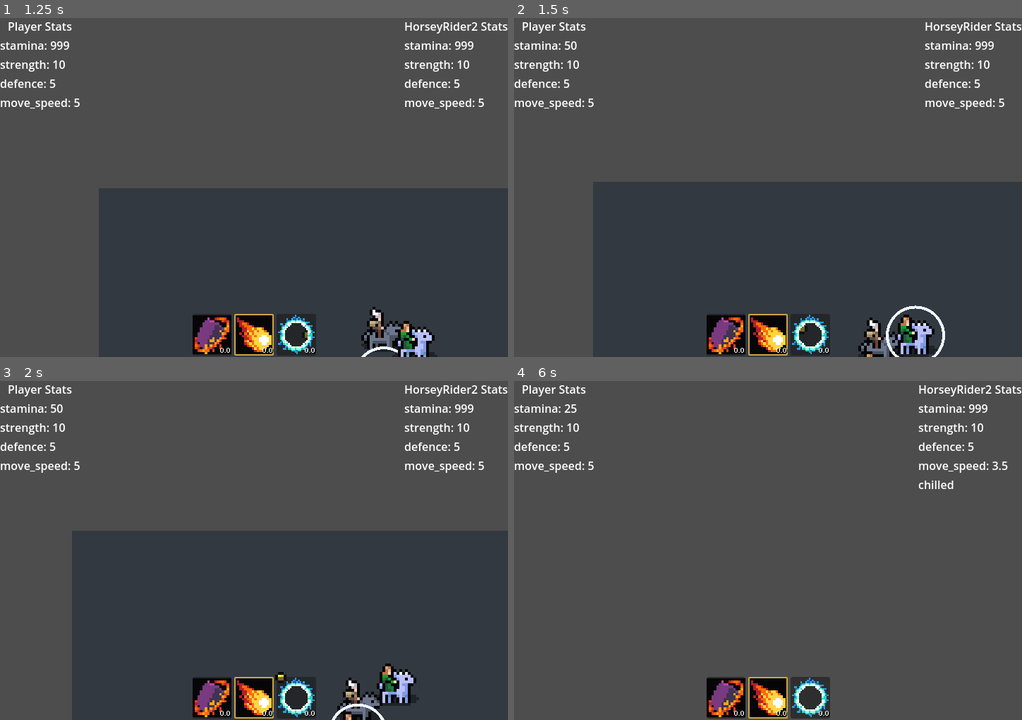
Above: before the commit, frames 1-4 (two rows, left to right).
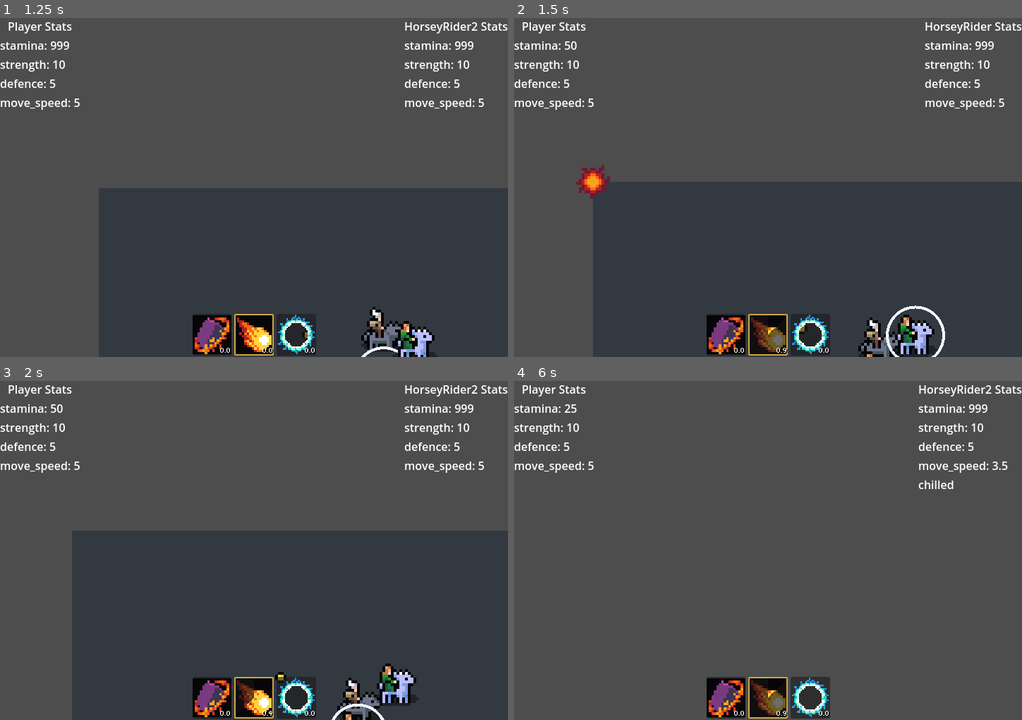
Above: after the commit, the same moments.

Repository: Snayff/not_quite_paradise4
Game: Godot game, scene res://world.tscn
Same seed, same stepped clock (60 frames per second), same inputs: the game is played once before the commit and once after it. The engine's default icon, where the game draws it, is replaced by a stand-in: a white triangle on a blue panel in a dark square.
Inputs:
- Up to frame 1 (1.25 s): hold D (move_right) from 0.53 s (still down); tap Tab (next_active) at 0.6 s
- Up to frame 2 (1.5 s): release D (move_right) at 1.28 s; hold S (move_down) from 1.28 s (still down); tap Space (use_active) at 1.35 s
- Up to frame 3 (2 s): keep holding S (move_down)
- Up to frame 4 (6 s): release S (move_down) at 2.03 s; hold D (move_right) 2.03-2.78 s; tap Tab (next_active) at 2.1, 3.6, 5.1 s; hold W (move_up) 2.78-3.53 s; tap Space (use_active) at 2.85, 4.35, 5.85 s; hold A (move_left) 3.53-5.03 s; hold S (move_down) 5.03-5.78 s; hold D (move_right) from 5.78 s (still down)

Frame 1 is identical in both runs. In frame 2, 0.7% of the frame differs, in the area x 12-54%, y 43-99%; in frame 3, 0.1%; in frame 4, 0.4%.
Error before the commit: Invalid access to property or key 'hit_valid_target' on a base object of type 'Nil'. (res://scenes/abcs/combat_active.gd:189)

Commit message:
added projectile_aoe to factory, added explosion sprite frames

Diff:
--- /dev/null
+++ b/data/sprite_frames/explosion.tres
@@ -0,0 +1,26 @@
+[gd_resource type="SpriteFrames" load_steps=5 format=3 uid="uid://dbc17af8444fu"]
+
+[ext_resource type="Texture2D" uid="uid://ejiy6dh5goqd" path="res://assets/effects/explosion/Inferno(Frame1).png" id="1_pgc6s"]
+[ext_resource type="Texture2D" uid="uid://cyeorwaeridub" path="res://assets/effects/explosion/Inferno(Frame2).png" id="2_wcdnt"]
+[ext_resource type="Texture2D" uid="uid://qt4kwy8ssyxt" path="res://assets/effects/explosion/Inferno(Frame3).png" id="3_qwbpy"]
+[ext_resource type="Texture2D" uid="uid://7nrw4llyft0v" path="res://assets/effects/explosion/Inferno(Frame4).png" id="4_snyf1"]
+
+[resource]
+animations = [{
+"frames": [{
+"duration": 1.0,
+"texture": ExtResource("1_pgc6s")
+}, {
+"duration": 1.0,
+"texture": ExtResource("2_wcdnt")
+}, {
+"duration": 1.0,
+"texture": ExtResource("3_qwbpy")
+}, {
+"duration": 1.0,
+"texture": ExtResource("4_snyf1")
+}],
+"loop": true,
+"name": &"default",
+"speed": 7.0
+}]
--- a/scenes/abcs/abc_projectile.gd
+++ b/scenes/abcs/abc_projectile.gd
@@ -70,7 +70,7 @@
 		"ABCProjectile: `valid_hit_option` is missing."
 	)
 	assert(
-		data.max_bodies_can_hit is int and data.max_bodies_can_hit > 0,
+		data.max_bodies_can_hit is int and data.max_bodies_can_hit != 0,
 		"ABCProjectile: `max_bodies_can_hit` is missing or invalid."
 	)
 	assert(
--- a/scenes/combat_actives/fireblast_effect_chain.gd
+++ b/scenes/combat_actives/fireblast_effect_chain.gd
@@ -31,8 +31,19 @@
 #endregion
 
 
+
 #region FUNCS
 func on_hit(hurtbox: HurtboxComponent) -> void:
+	#var aoe: ProjectileAreaOfEffect =  Factory.create_projectile("explosion", _allegiance.team)
+	#aoe.hit_valid_targets.connect(_aoe_hit)
+	#var callable = Factory.create_projectile.bind("explosion", _allegiance.team, _aoe_hit)
+	#get_tree().process_frame.connect(callable, CONNECT_ONE_SHOT)
+
+	Utility.call_next_frame(Factory.create_projectile, ["explosion", _allegiance.team, _aoe_hit])
+
+
+
+func on_hit_old(hurtbox: HurtboxComponent) -> void:
 	# aoe
 	var _aoe: AreaOfEffect = _aoe_scene.instantiate()
 	# need to defer adding the _aoe as a child
--- a/scenes/templates/projectile_area_of_effect.gd
+++ b/scenes/templates/projectile_area_of_effect.gd
@@ -55,17 +55,20 @@
 	visible = false
 
 func setup(data: DataProjectile) -> void:
+	super.setup(data)
+
+	# do after super.setup as that's where sprite_frames are assigned
 	assert(
 		_application_frame <= _sprite.sprite_frames.get_frame_count("default"),
 		"AreaOfEffect:	`_application_frame` is higher than the total number of frames."
 	)
 
-	super.setup(data)
-
 	if _sprite.sprite_frames.get_animation_speed("default") > 40:
 		push_warning("AreaOfEffect: animation is fast enough that we might be too fast to register the hits.")
 
 	_application_frame = data.application_frame
+
+	activate()
 
 func activate() -> void:
 	_sprite.play()
--- a/scenes/visual_effects/explosion.tscn
+++ b/scenes/visual_effects/explosion.tscn
@@ -1,33 +1,10 @@
-[gd_scene load_steps=7 format=3 uid="uid://drhecv7pq5ypa"]
+[gd_scene load_steps=3 format=3 uid="uid://drhecv7pq5ypa"]
 
-[ext_resource type="Texture2D" uid="uid://ejiy6dh5goqd" path="res://assets/effects/explosion/Inferno(Frame1).png" id="1_d4ta6"]
-[ext_resource type="Texture2D" uid="uid://cyeorwaeridub" path="res://assets/effects/explosion/Inferno(Frame2).png" id="2_qhua1"]
-[ext_resource type="Texture2D" uid="uid://qt4kwy8ssyxt" path="res://assets/effects/explosion/Inferno(Frame3).png" id="3_dn3gm"]
-[ext_resource type="Texture2D" uid="uid://7nrw4llyft0v" path="res://assets/effects/explosion/Inferno(Frame4).png" id="4_kblhv"]
+[ext_resource type="SpriteFrames" uid="uid://dbc17af8444fu" path="res://data/sprite_frames/explosion.tres" id="1_rooth"]
 [ext_resource type="Script" path="res://scripts/animations/oneshot_animation.gd" id="5_yk2jh"]
 
-[sub_resource type="SpriteFrames" id="SpriteFrames_lhwko"]
-animations = [{
-"frames": [{
-"duration": 1.0,
-"texture": ExtResource("1_d4ta6")
-}, {
-"duration": 1.0,
-"texture": ExtResource("2_qhua1")
-}, {
-"duration": 1.0,
-"texture": ExtResource("3_dn3gm")
-}, {
-"duration": 1.0,
-"texture": ExtResource("4_kblhv")
-}],
-"loop": true,
-"name": &"default",
-"speed": 7.0
-}]
-
 [node name="Explosion" type="AnimatedSprite2D"]
-sprite_frames = SubResource("SpriteFrames_lhwko")
+sprite_frames = ExtResource("1_rooth")
 autoplay = "default"
 frame_progress = 0.700872
 script = ExtResource("5_yk2jh")
--- a/scripts/components/functionals/trigger.gd
+++ b/scripts/components/functionals/trigger.gd
@@ -49,7 +49,7 @@
 	# get flag for oneshot
 	var flag: int = 0
 	if _is_oneshot:
-		flag = ConnectFlags.CONNECT_ONE_SHOT
+		flag = CONNECT_ONE_SHOT
 
 	# unbind args and connect signal
 	var trigger_callable: Callable
--- a/scripts/singletons/factory.gd
+++ b/scripts/singletons/factory.gd
@@ -12,7 +12,11 @@
 
 
 #region FUNCS
-func create_projectile(projectile_name: String, team: Constants.TEAM) -> ABCProjectile:
+func create_projectile(
+	projectile_name: String,
+	team: Constants.TEAM,
+	on_hit_callable: Variant = null
+	) -> ABCProjectile:
 	# get base info
 	var dict_data: Dictionary = Library.get_projectile_data(projectile_name)
 	var data_class: DataProjectile = DataProjectile.new()
@@ -39,19 +43,30 @@
 				dict_data["lock_rotation"]
 			)
 
+			projectile = _PROJECTILE_THROWABLE.instantiate() as ProjectileThrowable
+
+			if on_hit_callable != null:
+				projectile.hit_valid_target.connect(on_hit_callable)
+
 		"aoe":
 			data_class.define_aoe(
 				dict_data["application_frame"]
 			)
 
-			# create and setup instance
-			projectile = _PROJECTILE_THROWABLE.instantiate() as ProjectileThrowable
-			projectile.ready.connect(projectile.setup.bind(data_class), ConnectFlags.CONNECT_ONE_SHOT)
-			# TODO: find a better way to do this. Perhaps a top level projectiles node?
-			get_tree().get_root().add_child(projectile)
+			projectile = _PROJECTILE_AOE.instantiate() as ProjectileAreaOfEffect
 
+			if on_hit_callable != null:
+				projectile.hit_valid_targets.connect(on_hit_callable)
 		_:
 			push_error("Factory: projectile subclass unknown.")
+
+	# create and setup instance
+
+	projectile.ready.connect(projectile.setup.bind(data_class), CONNECT_ONE_SHOT)
+	# TODO: find a better way to do this. Perhaps a top level projectiles node?
+	get_tree().get_root().add_child(projectile)
+
+
 
 	return projectile
 
--- a/scripts/singletons/library.gd
+++ b/scripts/singletons/library.gd
@@ -20,10 +20,10 @@
 			"deceleration": 2000.0,
 			"lock_rotation": true,
 		},
-	"explosion" : {
+	"explosion": {
 		"subclass": "aoe",
 		# base attrs
-		"sprite_frames": "fireball.tres",
+		"sprite_frames": "explosion.tres",
 		"valid_hit_option": Constants.TARGET_OPTION.enemy,
 		"size": 8,
 		"max_bodies_can_hit": -1,
@@ -33,6 +33,6 @@
 	}
 }
 
-## get data of a projectile. pass by ref, so dont edit!
+## get data of a projectile. passed by ref, so dont edit!
 func get_projectile_data(projectile_name: String) -> Dictionary:
 	return _data["projectile"][projectile_name]
--- a/scripts/singletons/utility.gd
+++ b/scripts/singletons/utility.gd
@@ -205,4 +205,8 @@
 func get_current_sprite_size(sprite: AnimatedSprite2D) -> Vector2:
 	return sprite.sprite_frames.get_frame_texture(sprite.animation, sprite.frame).get_size()
 
+func call_next_frame(callable: Callable, args: Array) -> void:
+	var deferred_callable: Callable = callable.bindv(args)
+	get_tree().process_frame.connect(deferred_callable, CONNECT_ONE_SHOT)
+
 #endregion
Not shown: 4 places in scenes/abcs/combat_actor.tscn that only renumber resources
Not shown: 2 places in scenes/templates/projectile_throwable.tscn that only renumber resources
